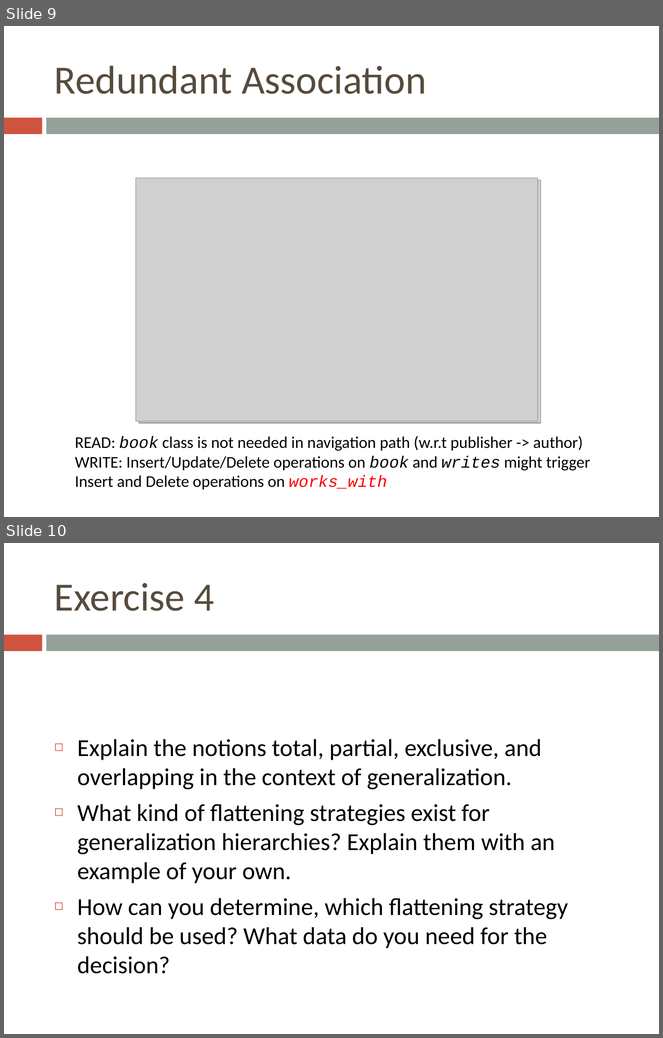
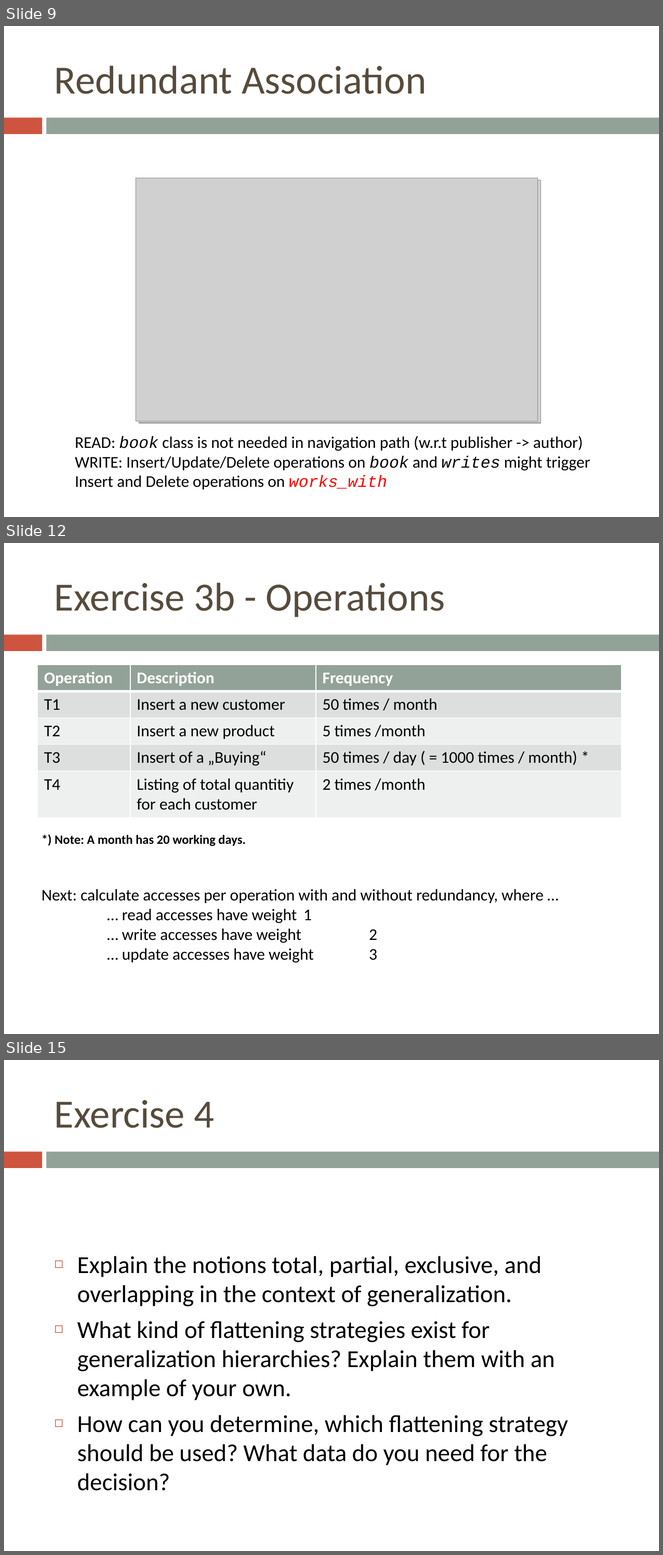
Before and after one commit to bugxd/DBTech, a slide deck: Assignment_4.pptx. Shown one above the other, each under a label of ours: slides 9 and 10 before the commit, slides 9, 12 and 15 after it; the slides between them are not shown. The pictures are 663x1038 and 663x1555 pixels, drawn with LibreOffice and Linux fonts; fonts in the diff are those of the drawing; grey boxes stand for pictures. Boxes give left, top, right and bottom in pixels: in the first picture for what was removed or moved away, otherwise in the second. Text is boxed around its words. In the diff, an @@ line names an element or a change of style, - is before the commit and + after.

```diff
--- a/Assignment_4.pptx
+++ b/Assignment_4.pptx
@@ slide 12 added at bbox=[4, 543, 659, 1034], background #FFFFFF; not listed: 2 template elements that a slide beside it also shows @@
@@ title added at bbox=[54, 583, 445, 617], 44 pt, text #564B3C @@
+Exercise 3b - Operations
@@ table added at bbox=[37, 665, 622, 817], 5 rows, 3 columns @@
+Operation | Description | Frequency
+T1 | Insert a new customer | 50 times / month
+T2 | Insert a new product | 5 times /month
+T3 | Insert of a „Buying“ | 50 times / day ( = 1000 times / month) *
+T4 | Listing of total quantitiy for each customer | 2 times /month
@@ text added at bbox=[54, 835, 246, 846], 14 pt, text #000000, bold @@
+*) Note: A month has 20 working days.
@@ text added at bbox=[41, 889, 544, 963], 18 pt, text #000000 @@
+Next: calculate accesses per operation with and without redundancy, where …
+… read accesses have weight 1
+… write accesses have weight 2
+… update accesses have weight 3
@@ what was slide 10 is now slide 15 @@
```
Also in this commit, not shown: 4 other slides added.
